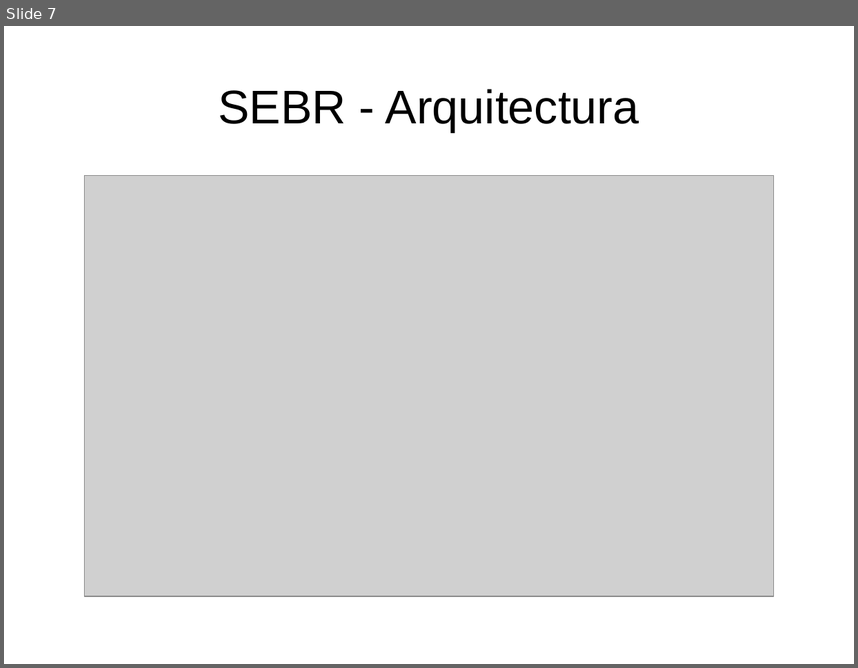
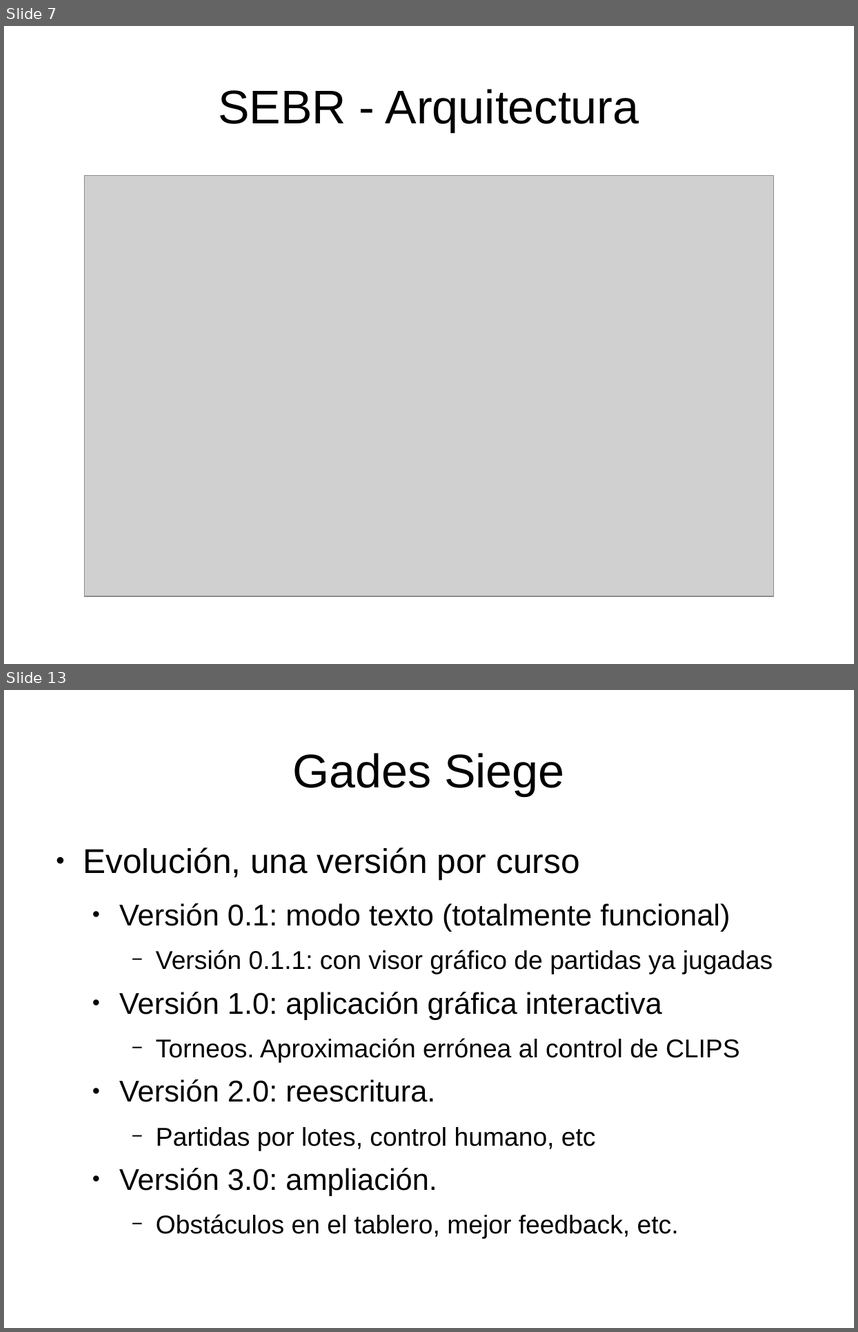
Before and after one commit to rompehielos013013013/gsiege, a slide deck: presentacion/expertoUCLM2014/SSEE-IA.odp. Shown one above the other, each under a label of ours: slide 7 before the commit, slides 7 and 13 after it; the slides between them are not shown. The pictures are 858x668 and 858x1332 pixels, drawn with LibreOffice and Linux fonts; fonts in the diff are those of the drawing; grey boxes stand for pictures. Boxes give left, top, right and bottom in pixels: in the first picture for what was removed or moved away, otherwise in the second. Text is boxed around its words. In the diff, an @@ line names an element or a change of style, - is before the commit and + after.

```diff
--- a/presentacion/expertoUCLM2014/SSEE-IA.odp
+++ b/presentacion/expertoUCLM2014/SSEE-IA.odp
@@ slide 13 added at [4, 690, 854, 1328], background #FFFFFF @@
@@ title added at [292, 753, 565, 796], 44 pt, text #000000 @@
+Gades Siege
@@ text added at [83, 847, 773, 1239], 24 pt, text #000000 @@
+● Evolución, una versión por curso
+  ● Versión 0.1: modo texto (totalmente funcional)
+    − Versión 0.1.1: con visor gráfico de partidas ya jugadas
+  ● Versión 1.0: aplicación gráfica interactiva
+    − Torneos. Aproximación errónea al control de CLIPS
+  ● Versión 2.0: reescritura.
+    − Partidas por lotes, control humano, etc
+  ● Versión 3.0: ampliación.
+    − Obstáculos en el tablero, mejor feedback, etc.
```
Also in this commit, not shown: 6 slides changed, 10 other slides added, 1 slide removed, 1 other file.
